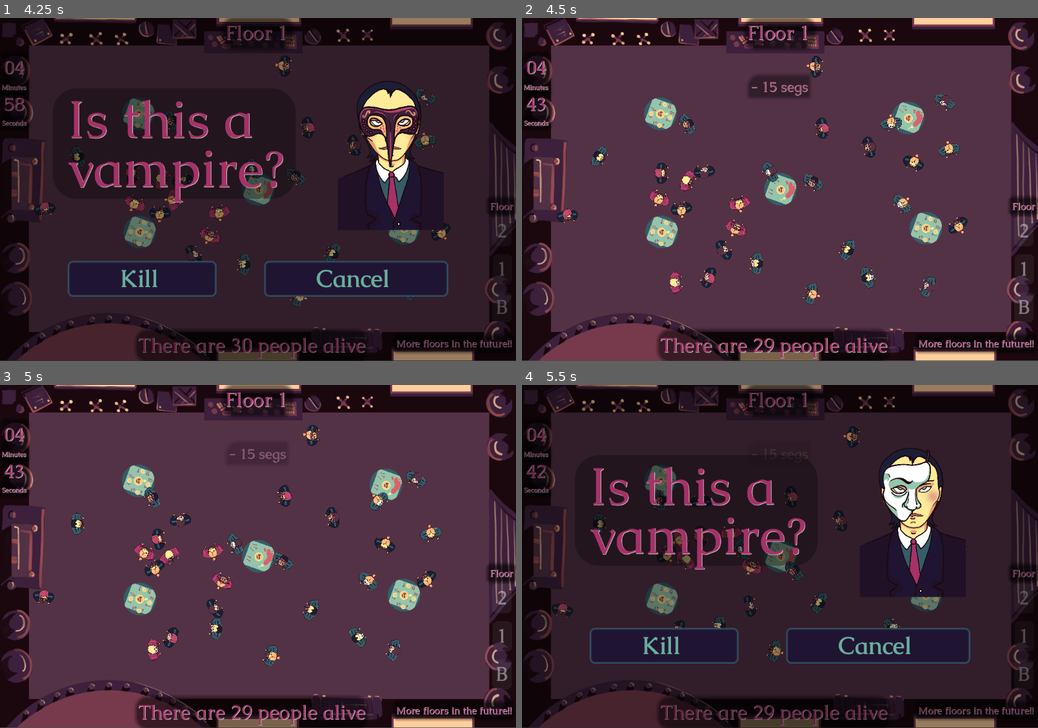
Above: before the commit, frames 1-4 (two rows, left to right).
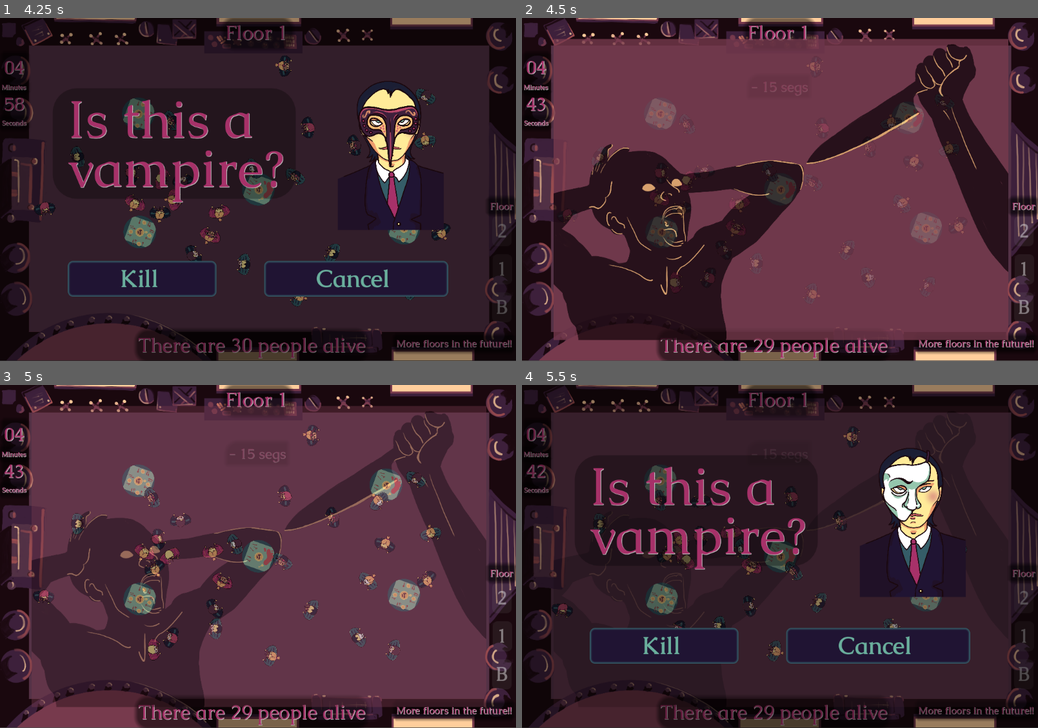
Above: after the commit, the same moments.

Repository: eddysanoli/global-game-jam-gt-2026
Game: Godot game, scene res://UI/mainMenu.tscn
The game is run twice, just before and just after one commit, with the same random seed, the same clock (stepped at 60 frames per second) and the same inputs. The engine's default icon, where the game draws it, is replaced by a stand-in: a white triangle on a blue panel in a dark square. Sound files missing from this copy of the repository are replaced by a short silence.
Inputs (mouse positions are in pixels of both pictures, inside the frame that each line leads up to):
- Up to frame 1 (4.25 s): click "START" at 0.5 s; click "NEXT" at 1.25 s; click "NEXT" at 2 s; move the mouse to (129, 206) at 2.77 s; press the mouse at (129, 206) at 2.78 s; hold D (right) 2.78-3.53 s; move the mouse to (454, 251) at 3.52 s; release the mouse at (454, 251) at 3.53 s; hold S (down) from 3.53 s (still down); click (454, 251) at 3.6 s
- Up to frame 2 (4.5 s): move the mouse to (718, 282) at 4.27 s; release S (down) at 4.28 s; press the mouse at (718, 282) at 4.28 s; hold D (right) from 4.28 s (still down)
- Up to frame 3 (5 s): keep holding D (right)
- Up to frame 4 (5.5 s): move the mouse to (888, 580) at 5.02 s; release D (right) at 5.03 s; release the mouse at (888, 580) at 5.03 s; hold W (up) from 5.03 s (still down); click (888, 580) at 5.1 s

Frame 1 is identical in both runs. In frame 2, 76% of the frame differs, in the area x 6-95%, y 6-94%; in frame 3, 8.9%; in frame 4, 0.1%.

Commit message:
Final!!!

Diff:
--- a/scenes/Floor1/floor1.gd
+++ b/scenes/Floor1/floor1.gd
@@ -196,6 +196,7 @@
 		get_tree().change_scene_to_file("res://UI/FailMenu.tscn")
 	else:
 		$"Others/Control/-10segs".showSelf()
+		$Others/Control/killScreen.showSelf()
 		$Scream.stream = grito.pick_random()
 		$Scream.play()
 		Global.countdown -= 15
--- a/scenes/Floor1/floor1.tscn
+++ b/scenes/Floor1/floor1.tscn
@@ -9,6 +9,8 @@
 [ext_resource type="AudioStream" uid="uid://ctc8ce5myaigh" path="res://audio/vfx/Quitar pausa en wav.wav" id="5_ly76x"]
 [ext_resource type="AudioStream" uid="uid://bygd7tugac7pf" path="res://audio/vfx/Clickear.wav" id="5_mgwap"]
 [ext_resource type="PackedScene" uid="uid://dh38kwu0ugohg" path="res://UI/PauseMenu.tscn" id="6_ca35p"]
+[ext_resource type="Texture2D" uid="uid://bs02o5mmay685" path="res://graphics/kill_screen.png" id="6_xb6f7"]
+[ext_resource type="Script" uid="uid://dlkw7as7a5o2i" path="res://scenes/Floor1/kill_screen.gd" id="7_3kra1"]
 [ext_resource type="PackedScene" uid="uid://bwrm4swv0p5pj" path="res://scenes/KillView/KillView.tscn" id="10_mqcml"]
 
 [sub_resource type="NavigationPolygon" id="NavigationPolygon_mgwap"]
@@ -249,6 +251,13 @@
 text = "- 15 segs"
 script = ExtResource("4_ly76x")
 
+[node name="killScreen" type="Sprite2D" parent="Others/Control"]
+visible = false
+position = Vector2(539, 357)
+scale = Vector2(0.36691037, 0.37652445)
+texture = ExtResource("6_xb6f7")
+script = ExtResource("7_3kra1")
+
 [node name="Timer" type="Timer" parent="Others"]
 autostart = true
 
--- /dev/null
+++ b/scenes/Floor1/kill_screen.gd
@@ -0,0 +1,18 @@
+extends Sprite2D
+
+func _process(_delta: float) -> void:
+	if self.is_visible_in_tree():
+		hideSelf()
+
+func showSelf() -> void:
+	var tween = create_tween()
+	tween.set_parallel(false)
+	tween.tween_property(self, "modulate:a", 1.0, 0)
+	self.show()
+
+func hideSelf() -> void:
+	var tween = create_tween()
+	tween.set_parallel(false)
+	tween.tween_property(self, "modulate:a", 0.0, 1.5)
+	await tween.finished
+	self.hide()
Not shown, added: graphics/kill_screen.png.import
Not shown: 1 places in scenes/Floor1/floor1.tscn that only renumber resources
Not shown, added: scenes/Floor1/kill_screen.gd.uid
Not shown, changed: GGM-GT-2026.html
Not shown, changed: GGM-GT-2026.pck
Not shown, added: Who_Kills_Tonight (executable).zip
